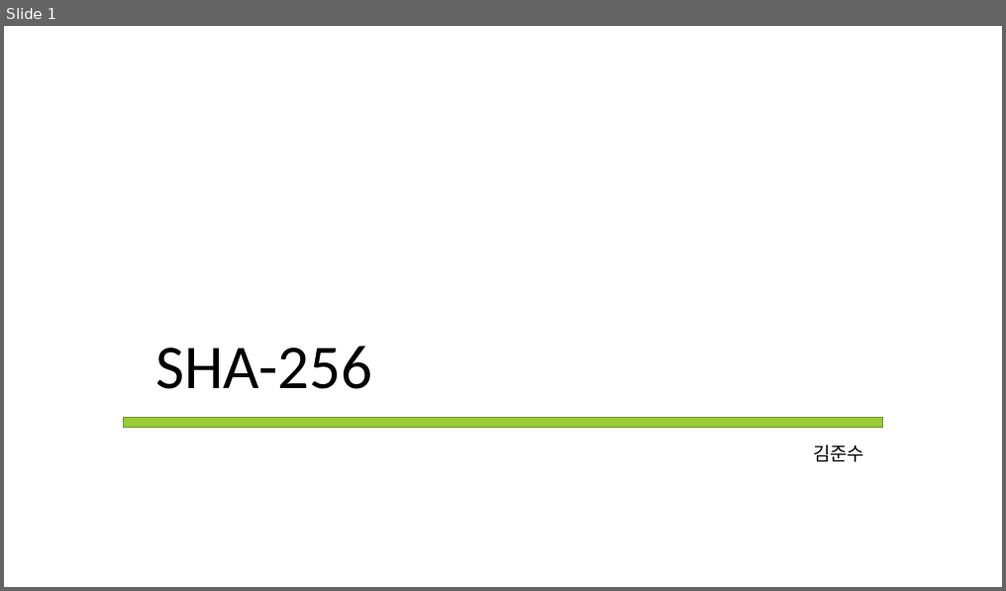
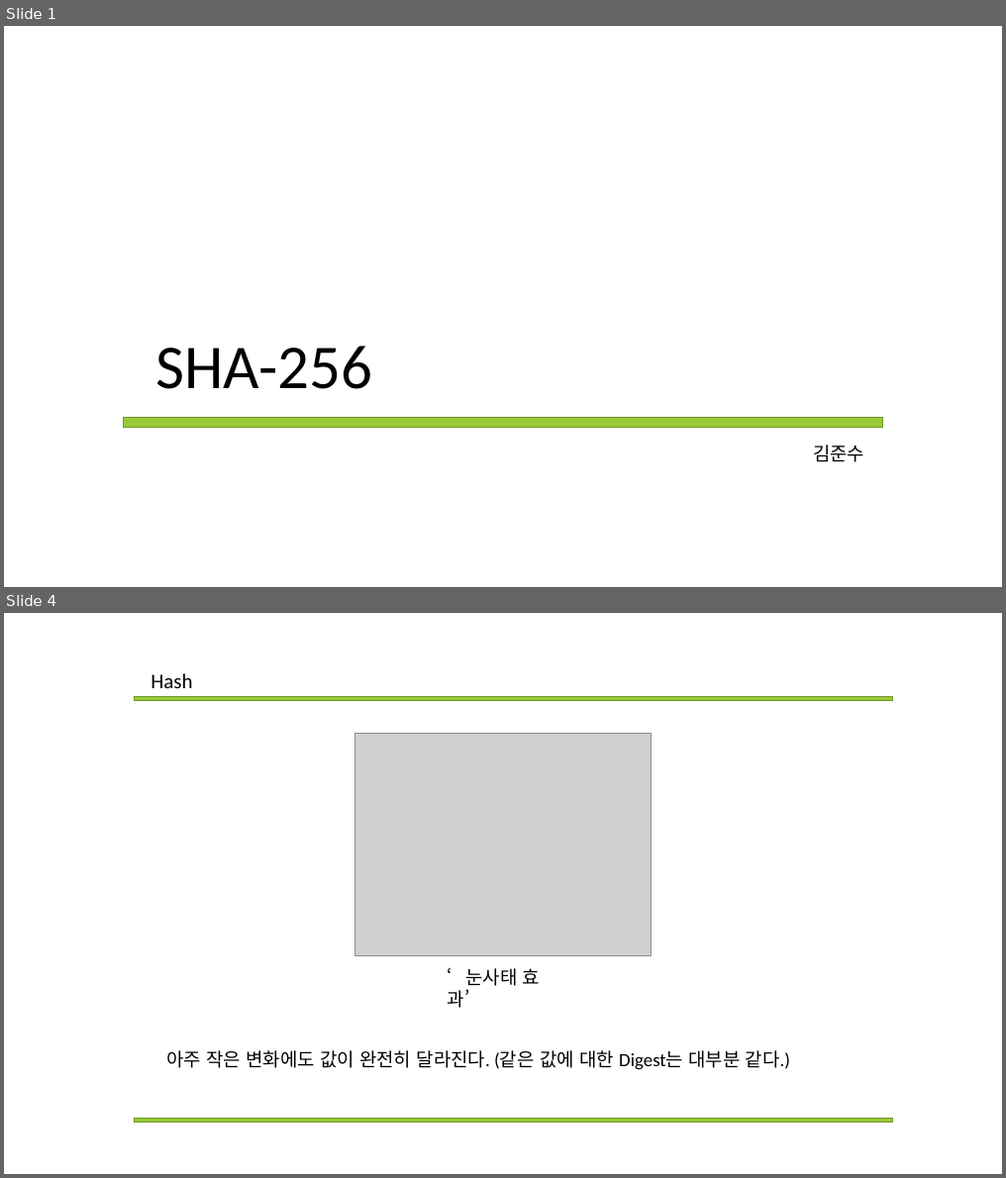
Before and after one commit to Mikusnuz/MyPractice, a slide deck: Study/13. SHA256.pptx. Shown one above the other, each under a label of ours: slide 1 before the commit, slides 1 and 4 after it; the slides between them are not shown. The pictures are 1006x591 and 1006x1178 pixels, drawn with LibreOffice and Linux fonts; fonts in the diff are those of the drawing; grey boxes stand for pictures. Boxes give left, top, right and bottom in pixels: in the first picture for what was removed or moved away, otherwise in the second. Text is boxed around its words. In the diff, an @@ line names an element or a change of style, - is before the commit and + after.

```diff
--- a/Study/13. SHA256.pptx
+++ b/Study/13. SHA256.pptx
@@ slide 4 added at <box>4,613,1002,1174</box>, background #FFFFFF @@
@@ rectangle added at <box>134,697,893,700</box>, fill #99CB38, outline #719629 1 pt @@
@@ text added at <box>151,673,192,688</box>, 20 pt, text #000000 @@
+Hash
@@ picture added at <box>354,733,651,956</box> @@
@@ text added at <box>448,968,540,1008</box>, 18 pt, text #000000 @@
+‘눈사태 효과’
@@ text added at <box>166,1051,790,1070</box>, 18 pt, text #000000 @@
+아주 작은 변화에도 값이 완전히 달라진다. (같은 값에 대한 Digest는 대부분 같다.)
@@ rectangle added at <box>134,1118,893,1122</box>, fill #99CB38, outline #719629 1 pt @@
```
Also in this commit, not shown: 1 slide changed, 7 other slides added, 1 slide removed.
